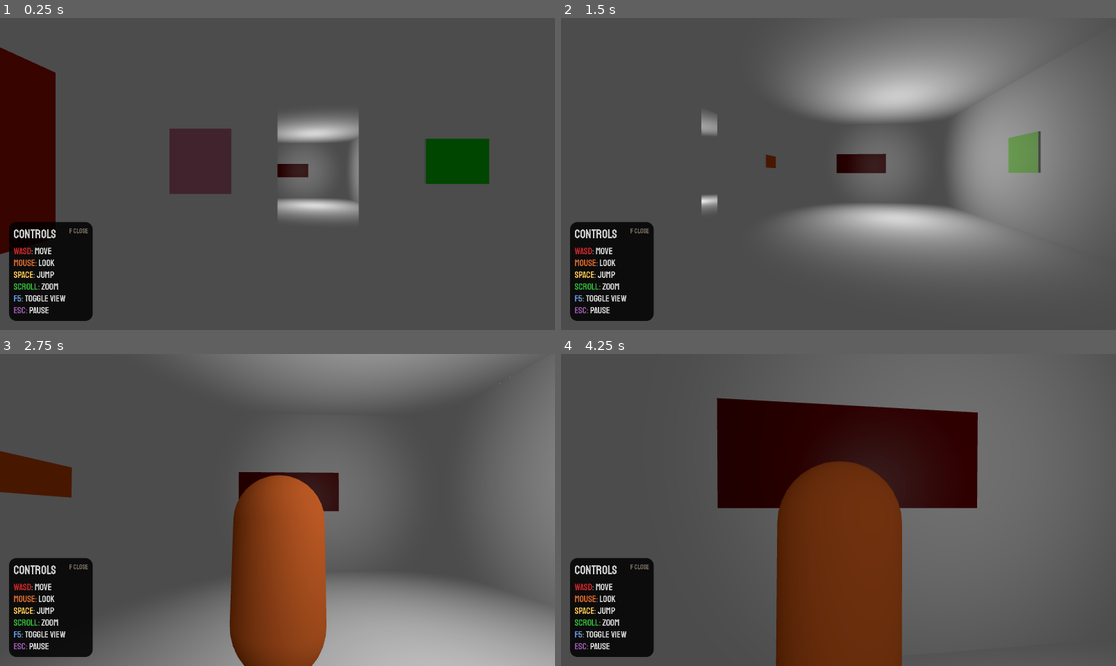
Above: before the commit, frames 1-4 (two rows, left to right).
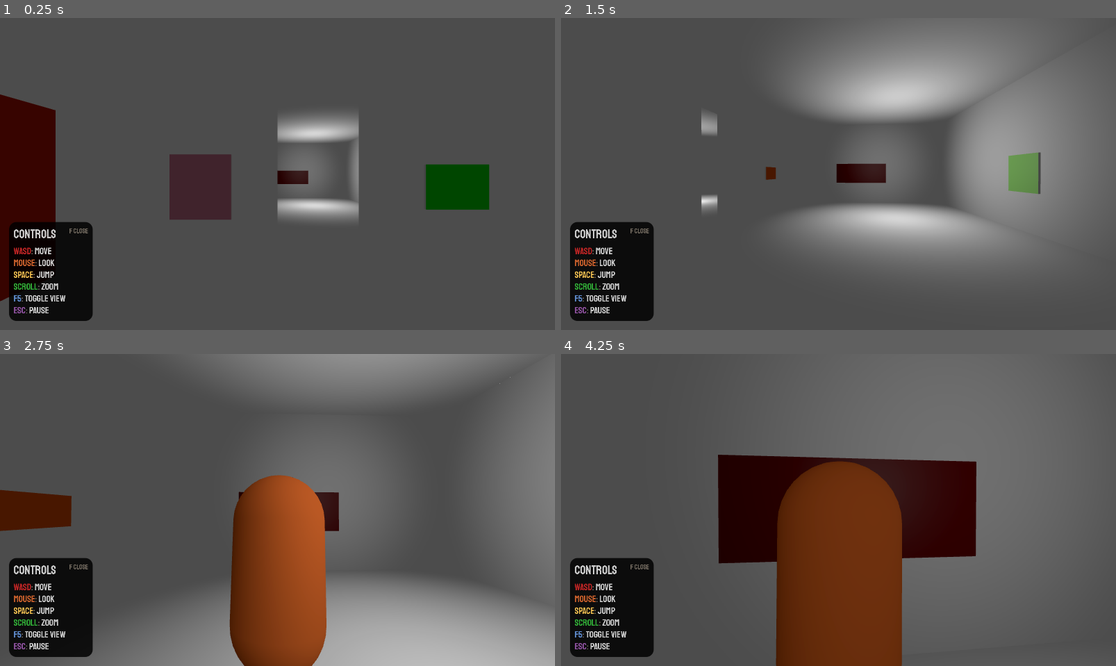
Above: after the commit, the same moments.

Repository: toolness/atuls-art-gallery
Game: Godot game, scene res://Levels/infinite_gallery.tscn
Two runs of this game, one before a commit and one after it. Both use one fixed random seed, a clock stepped at 60 frames per second and the inputs below.
Inputs (mouse positions are in pixels of both pictures, inside the frame that each line leads up to):
- Up to frame 1 (0.25 s): no input
- Up to frame 2 (1.5 s): tap Enter (ui_accept) at 0.5 s; move the mouse to (866, 174) at 0.52 s; press the mouse at (866, 174) at 0.53 s; hold W (move_forward) from 0.53 s (still down); tap Space (jump) at 0.77 s; move the mouse to (810, 174) at 1.27 s; release the mouse at (810, 174) at 1.28 s; tap Mouse wheel up (zoom_in) at 1.35 s
- Up to frame 3 (2.75 s): keep holding W (move_forward); tap Space (jump) at 1.52 s; move the mouse to (288, 503) at 2.02 s; hold Mouse wheel down (zoom_out) from 2.03 s (still down)
- Up to frame 4 (4.25 s): keep holding W (move_forward); move the mouse to (832, 516) at 2.77 s; release Mouse wheel down (zoom_out) at 2.78 s; click (832, 516) at 2.85 s; tap Space (jump) at 3.02, 3.77 s; move the mouse to (877, 513) at 3.52 s; hold Mouse wheel up (zoom_in) from 3.53 s (still down)

The runs differ from the first frame. In frame 1, 5.6% of the frame differs, in the area x 0-89%, y 9-91%; in frame 2, 1.4%; in frame 3, 3.7%; in frame 4, 12%, in the area x 28-76%, y 14-68%.

Commit message:
Lower paintings by 0.5m.

Diff:
--- a/godot/Levels/moma.gd
+++ b/godot/Levels/moma.gd
@@ -9,6 +9,8 @@
 const MIN_WALL_MOUNT_SIZE = 2
 
 const MIN_CANVAS_SIZE = 0.5
+
+const PAINTING_OFFSET = Vector3(0, -0.5, 0)
 
 var gallery_id: int
 
@@ -63,7 +65,7 @@
 					)
 				)
 			add_child(painting)
-			var painting_mount_point: Vector3 = mesh_instance.position + aabb.get_center()
+			var painting_mount_point: Vector3 = mesh_instance.position + aabb.get_center() + PAINTING_OFFSET
 			painting.translate(painting_mount_point)
 			painting.rotate_y(y_rotation)
 			# TODO: Use this width to spawn multiple paintings per wall.
